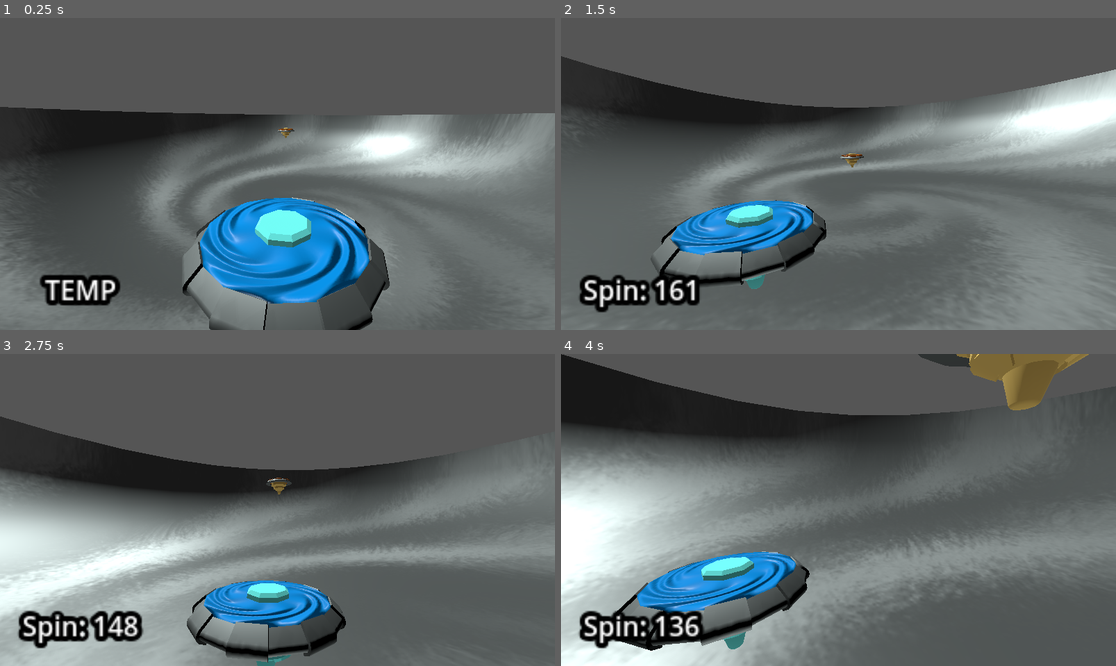
Above: before the commit, frames 1-4 (two rows, left to right).
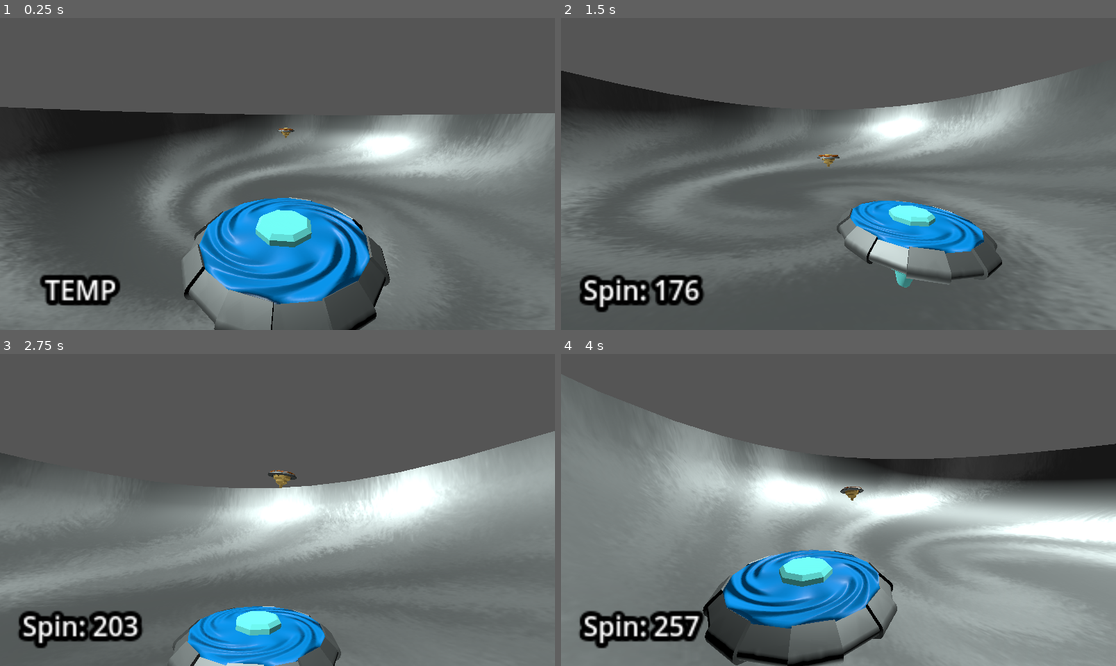
Above: after the commit, the same moments.

Repository: StudentLoanCyclone/StudentLoanCyclone
Game: Godot game, scene res://main.tscn
Two runs of this game, one before a commit and one after it. Both use one fixed random seed, a clock stepped at 60 frames per second and the inputs below.
Inputs (mouse positions are in pixels of both pictures, inside the frame that each line leads up to):
- Up to frame 1 (0.25 s): no input
- Up to frame 2 (1.5 s): tap Enter at 0.5 s; move the mouse to (960, 158) at 0.52 s; press the mouse at (960, 158) at 0.53 s; move the mouse to (727, 189) at 1.27 s; release the mouse at (727, 189) at 1.28 s; click (727, 189) at 1.35 s
- Up to frame 3 (2.75 s): move the mouse to (333, 441) at 2.02 s; hold Right mouse button (defend) from 2.03 s (still down); click (333, 441) at 2.3 s
- Up to frame 4 (4 s): move the mouse to (810, 572) at 2.77 s; release Right mouse button (defend) at 2.78 s; click (810, 572) at 2.85 s; move the mouse to (1005, 556) at 3.52 s; press the mouse at (1005, 556) at 3.53 s

The runs differ from the first frame. In frame 1, 2.3% of the frame differs, in the area x 32-71%, y 35-100%; in frame 2, 34%; in frame 3, 48%; in frame 4, 72%, in the area x 0-100%, y 0-100%.
Error before the commit: Invalid access to property or key 'global_position' on a base object of type 'Nil'. (res://cyclone.gd:60)
Error after the commit: Invalid access to property or key 'global_position' on a base object of type 'Nil'. (res://cyclone.gd:65)

Commit message:
added a velocity boost, not mad about it

Diff:
--- a/student-loan-cyclone/cyclone.gd
+++ b/student-loan-cyclone/cyclone.gd
@@ -1,9 +1,10 @@
 extends RigidBody3D
 
 
-@export var initial_spin : float = 100.00
+@export var initial_spin : float = 200.00
 @export var spin_decay : float = 10.0
-@export var spin_boost : float = 0.0
+@export var spin_boost : float = 20.0
+@export var max_spin : float = 300.00
 
 
 var current_spin: float = 0
@@ -20,9 +21,12 @@
 	#decay
 	current_spin = move_toward(current_spin, 0, spin_decay * delta)
 
+	current_spin += (linear_velocity.length()*0.02)
+	current_spin = clampf(current_spin, 0, max_spin)
+
+
 	#apply force
 	angular_velocity.y = current_spin
-	#print(current_spin)
 
 
 	#wobble when slowing
@@ -35,6 +39,7 @@
 	apply_torque(correction_torque)
 
 	linear_velocity.y = clampf(linear_velocity.y,-200, 30)
+
 
 
 	if current_spin <= 0:
@@ -60,7 +65,7 @@
 	var chasedir = (target.global_position - global_position).normalized()
 	current_spin += spin_boost
 
-	linear_velocity = chasedir * 10
+	linear_velocity = chasedir * 20
 
 func defend():
 	var distance = target.global_position - global_position
--- a/student-loan-cyclone/main.tscn
+++ b/student-loan-cyclone/main.tscn
@@ -246,7 +246,6 @@
 physics_material_override = SubResource("PhysicsMaterial_074og")
 gravity_scale = 2.0
 script = ExtResource("3_efxa6")
-initial_spin = 200.0
 
 [node name="plastic" type="MeshInstance3D" parent="CyclonePlayer/RigidBody3D"]
 transform = Transform3D(0.7, 0, 0, 0, 0.7, 0, 0, 0, 0.7, 0, 0, 0)
